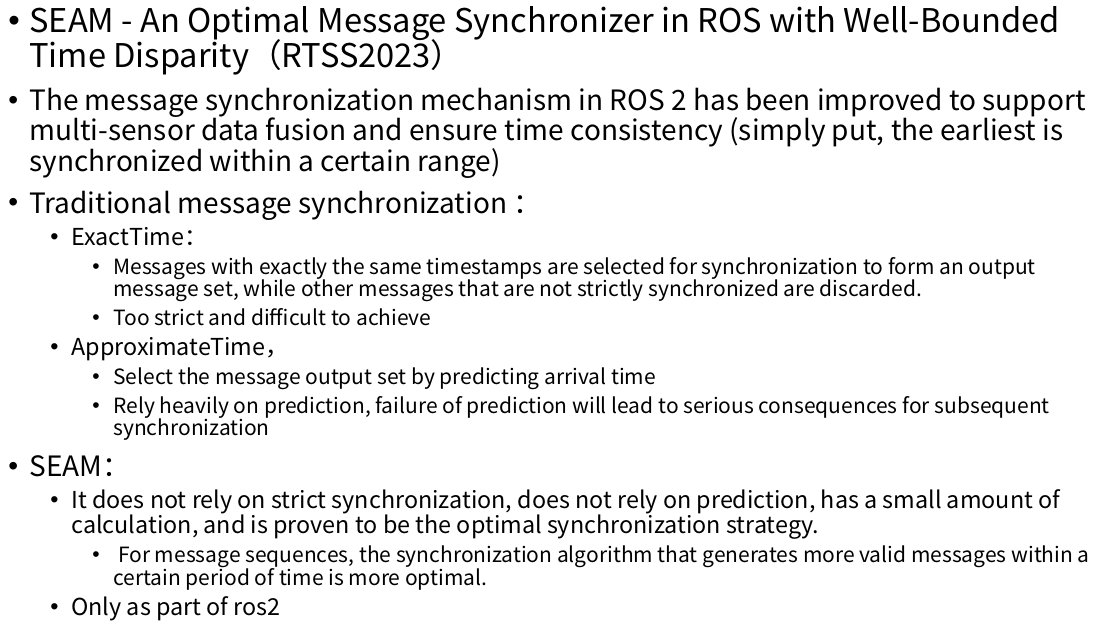
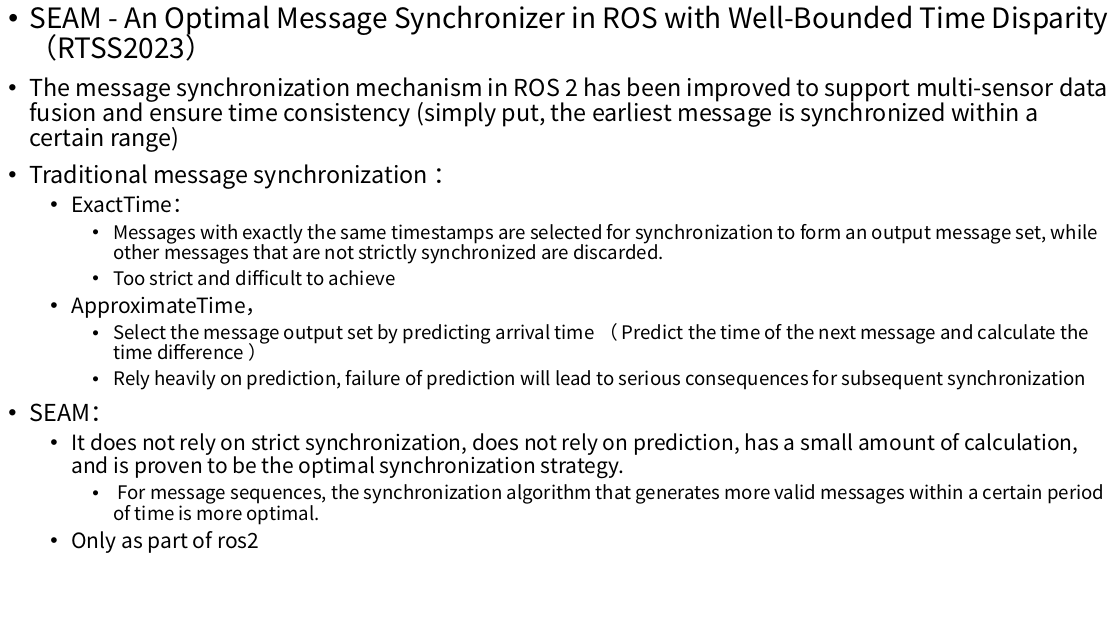
Before and after one commit to wsm6636/note, a slide deck: slide 1 of 06-ppt/discussion/0514.pptx. Drawn at 1120x630 pixels with LibreOffice and Linux fonts; fonts in the diff are those of the drawing. Boxes give left, top, right and bottom in pixels: in the first picture for what was removed or moved away, otherwise in the second. Text is boxed around its words. In the diff, an @@ line names an element or a change of style, - is before the commit and + after.

```diff
--- a/06-ppt/discussion/0514.pptx
+++ b/06-ppt/discussion/0514.pptx
@@ text at (x1=29, y1=5, x2=1108, y2=553): size 28 to 24 pt in "SEAM - An Optimal Message Synchronizer in ..."; size 24 to 20 pt in "Traditional message synchronization ：", "SEAM："; size 20 to 18 pt in "ExactTime：", "ApproximateTime，", "It does not rely on strict synchronization, ...", "Only as part of ros2"; size 18 to 16 pt in "Messages with exactly the same timestamps are ...", "Too strict and difficult to achieve", "Rely heavily on prediction, failure of prediction ...", "For message sequences, the synchronization algorithm that ..." @@
@@ text at (x1=29, y1=77, x2=1108, y2=152): text changed; size 24 to 20 pt @@
-• The message synchronization mechanism in ROS 2 has been improved to support multi-sensor data fusion and ensure time consistency (simply put, the earliest is synchronized within a certain range)
+• The message synchronization mechanism in ROS 2 has been improved to support multi-sensor data fusion and ensure time consistency (simply put, the earliest message is synchronized within a certain range)
@@ text at (x1=113, y1=324, x2=1089, y2=360): text changed; size 18 to 16 pt @@
-    • Select the message output set by predicting arrival time
+    • Select the message output set by predicting arrival time （ Predict the time of the next message and calculate the time difference ）
```
Also in this commit, not shown: 5 other slides changed, 3 other files.
